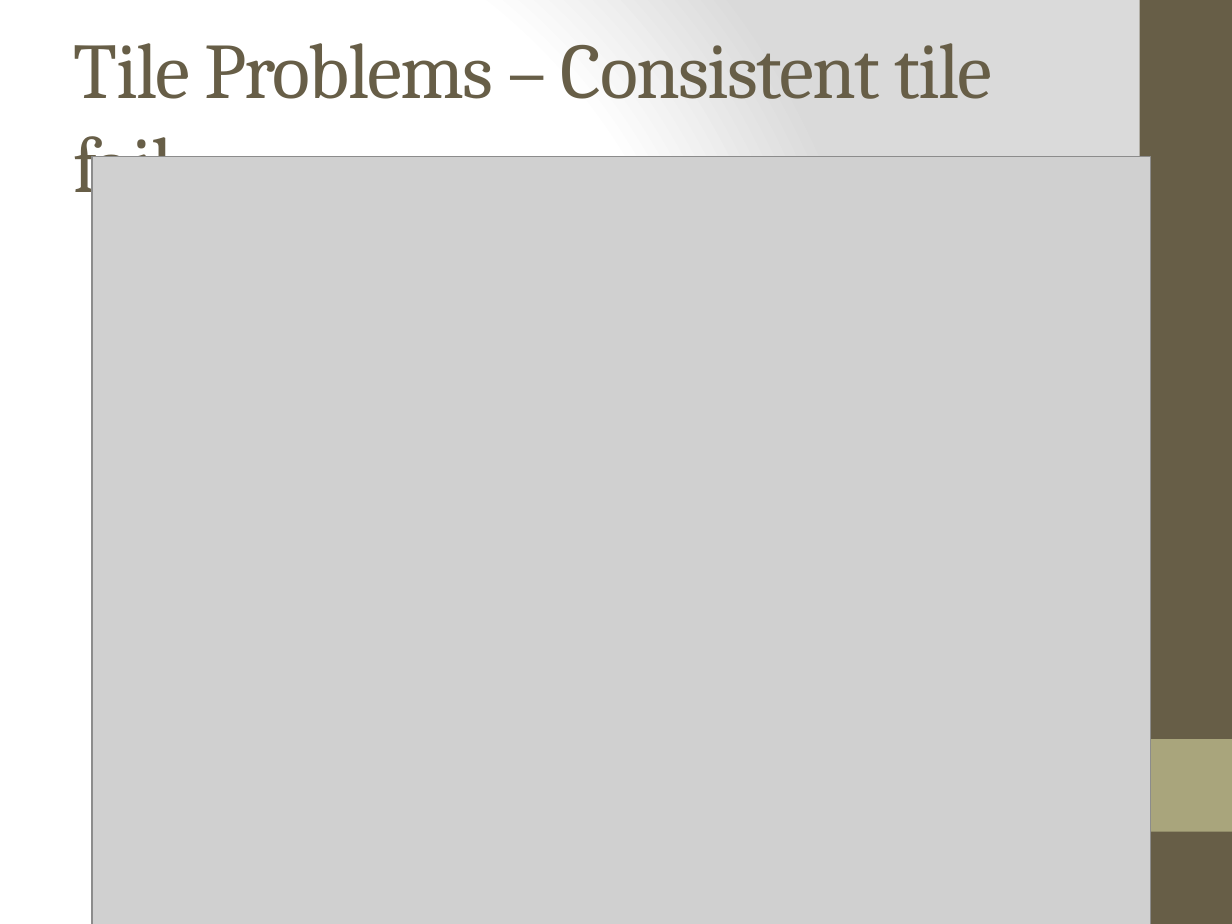
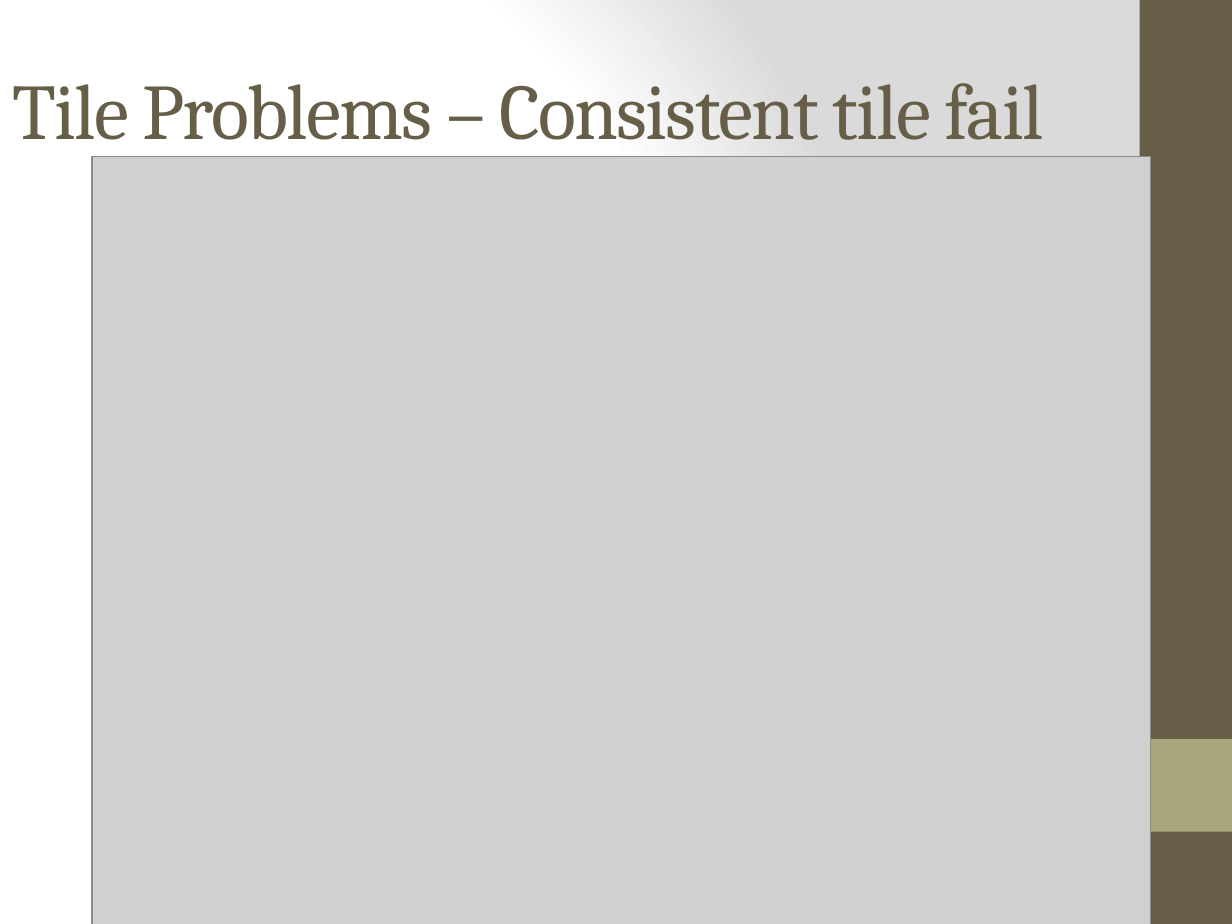
Before and after one commit to ngs-docs/angus, a slide deck: slide 45 of files/2015-lecture2-sequencing.pptx (slide 44 before the commit). Drawn at 1232x924 pixels with LibreOffice and Linux fonts; fonts in the diff are those of the drawing; grey boxes stand for pictures. Boxes give left, top, right and bottom in pixels: in the first picture for what was removed or moved away, otherwise in the second. Text is boxed around its words. In the diff, an @@ line names an element or a change of style, - is before the commit and + after.

```diff
--- a/files/2015-lecture2-sequencing.pptx
+++ b/files/2015-lecture2-sequencing.pptx
@@ title "Tile Problems – Consistent tile ..." rewrapped from (74, 43, 992, 209) to (12, 83, 1044, 140) @@
```
Also in this commit, not shown: 5 other slides changed, 1 slide added.
